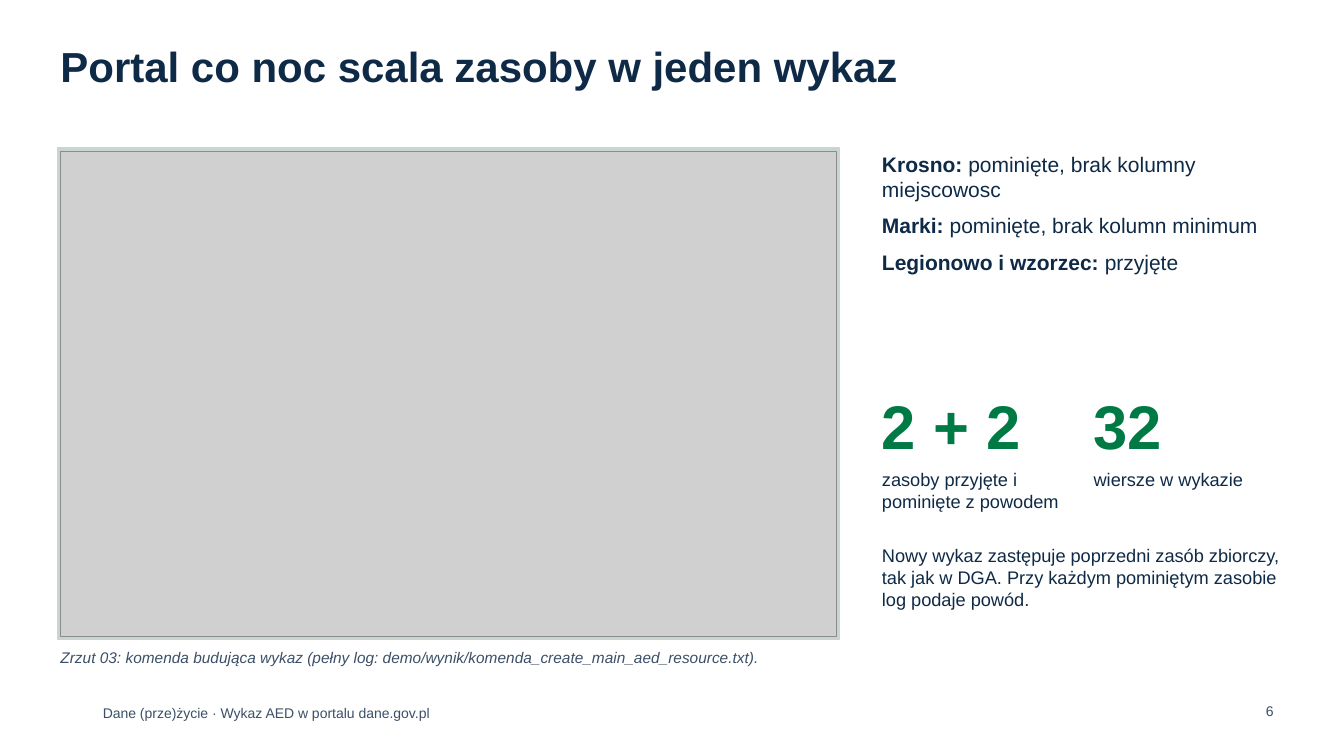
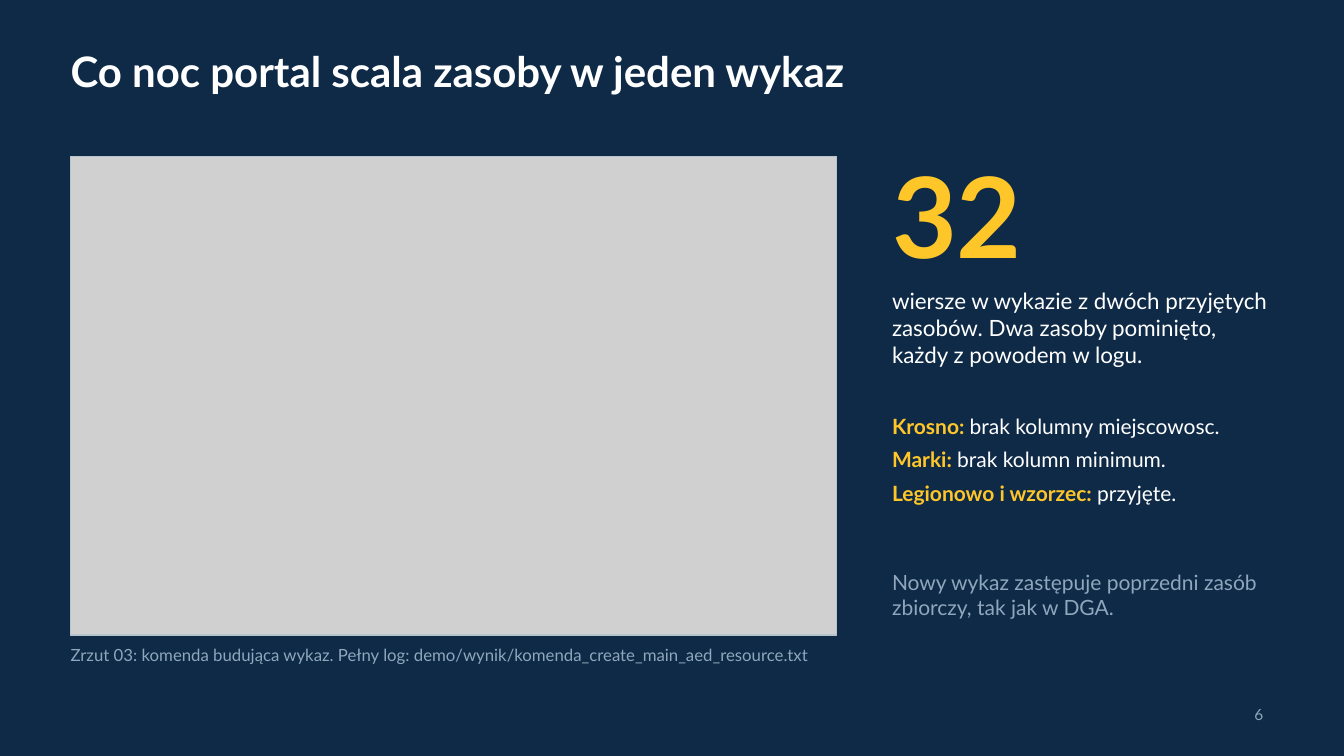
Before and after one commit to Bleidhu/Hack_Nation_2026_Open_AED, a slide deck: slide 6 of ZGLOSZENIE/prezentacja/dane_przezycie_prezentacja.pptx. Drawn at 1344x756 pixels with LibreOffice and Linux fonts; fonts in the diff are those of the drawing; grey boxes stand for pictures; background and template pictures are left out. Boxes give left, top, right and bottom in pixels: in the first picture for what was removed or moved away, otherwise in the second. Text is boxed around its words. In the diff, an @@ line names an element or a change of style, - is before the commit and + after.

Commit message:
Prezentacja, księga znaku i prototyp: mniej szablonowego wyglądu
Prezentacja: różne kompozycje slajdów zamiast siatek kart i rzędów kafelków, krój Atkinson Hyperlegible zamiast Arial, bez stopki na każdym slajdzie.
Księga znaku: bez etykietek nad nagłówkami, mniej zaokrąglonych ramek.
Prototyp: numery sekcji jako zwykły tekst. Odświeżona paczka ZGLOSZENIE/.

```diff
--- a/ZGLOSZENIE/prezentacja/dane_przezycie_prezentacja.pptx
+++ b/ZGLOSZENIE/prezentacja/dane_przezycie_prezentacja.pptx
@@ background #FFFFFF to #0E2A47 @@
@@ title at bbox=[71, 55, 844, 95]: text changed; font Arial to Lato; text colour #0E2A47 to #FFFFFF @@
-Portal co noc scala zasoby w jeden wykaz
+Co noc portal scala zasoby w jeden wykaz
@@ text "32": place and size @@
-text "32" at bbox=[1094, 406, 1162, 450]
+text "32" at bbox=[892, 176, 1022, 259]
@@ text "32" at bbox=[892, 176, 1022, 259]: size 44 to 80 pt, font Arial to Lato, text colour #007A45 to #FFC629; more space between paragraphs @@
@@ picture: place and size @@
-picture at bbox=[60, 151, 837, 636]
+picture at bbox=[71, 156, 837, 635]
@@ rectangle: place and size @@
-rectangle at bbox=[57, 148, 840, 639]
+rectangle at bbox=[71, 156, 837, 635]
@@ rectangle at bbox=[71, 156, 837, 635]: fill #C9D6CF to none; outline #C9D6CF 1 pt to #B8C4CC 0.75 pt @@
@@ text added at bbox=[892, 292, 1267, 367], 16 pt, text #FFFFFF @@
+wiersze w wykazie z dwóch przyjętych zasobów. Dwa zasoby pominięto, każdy z powodem w logu.
@@ text removed at bbox=[882, 406, 1020, 449] @@
-2 + 2
@@ text at bbox=[892, 418, 1219, 505]: text changed; font Arial to Lato; text colour #0E2A47 to #FFFFFF @@
-• Krosno: pominięte, brak kolumny miejscowosc
-• Marki: pominięte, brak kolumn minimum
-• Legionowo i wzorzec: przyjęte
+Krosno: brak kolumny miejscowosc.
+Marki: brak kolumn minimum.
+Legionowo i wzorzec: przyjęte.
@@ text removed at bbox=[882, 472, 1059, 512] @@
-zasoby przyjęte i pominięte z powodem
@@ text removed at bbox=[1094, 472, 1243, 490] @@
-wiersze w wykazie
@@ text at bbox=[892, 574, 1257, 619]: text changed; size 13 to 15 pt; font Arial to Lato; text colour #0E2A47 to #8FA6BC @@
-Nowy wykaz zastępuje poprzedni zasób zbiorczy, tak jak w DGA. Przy każdym pominiętym zasobie log podaje powód.
+Nowy wykaz zastępuje poprzedni zasób zbiorczy, tak jak w DGA.
@@ text at bbox=[71, 648, 808, 664]: text changed; size 11 to 12 pt; font Arial to Lato; text colour #3B5068 to #8FA6BC; italic off @@
-Zrzut 03: komenda budująca wykaz (pełny log: demo/wynik/komenda_create_main_aed_resource.txt).
+Zrzut 03: komenda budująca wykaz. Pełny log: demo/wynik/komenda_create_main_aed_resource.txt
@@ text removed at bbox=[103, 708, 430, 721] @@
-Dane (prze)życie · Wykaz AED w portalu dane.gov.pl
@@ page number: place and size @@
-page number at bbox=[1266, 706, 1274, 716]
+page number at bbox=[1254, 709, 1263, 720]
@@ page number at bbox=[1254, 709, 1263, 720]: size 10 to 11 pt, font Arial to Lato, text colour #3B5068 to #8FA6BC @@
```
Also in this commit, not shown: 13 other slides changed, 12 other files.
